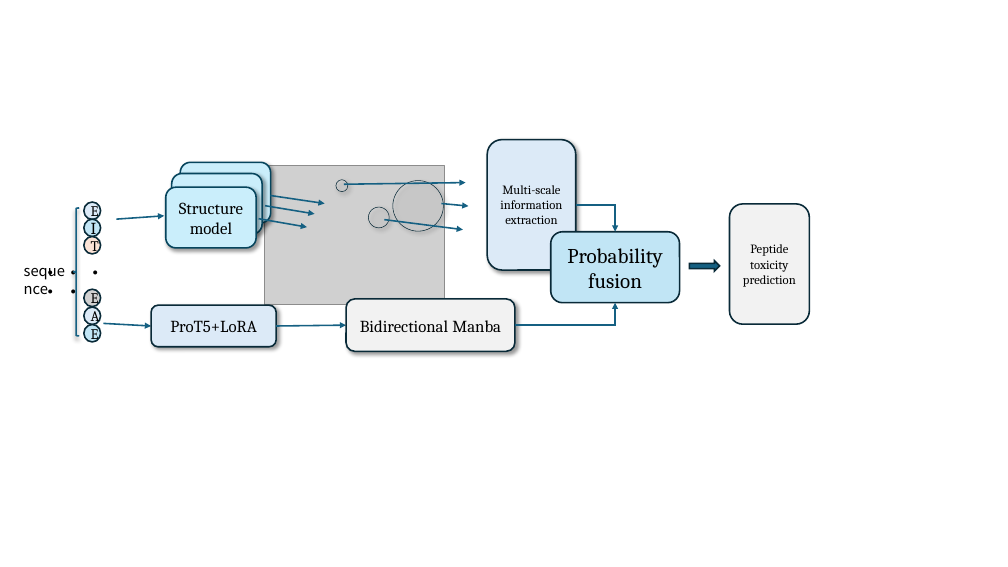
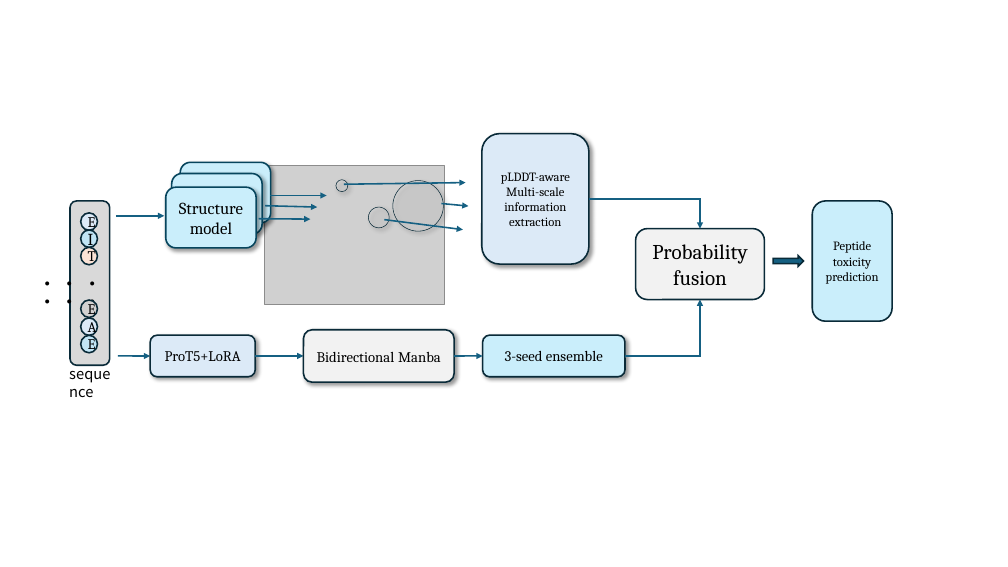
Before and after one commit to Liuyu-Xu/GHXTox, a slide deck: slide 1 of 架构图.pptx. Drawn at 1008x567 pixels with LibreOffice and Linux fonts; fonts in the diff are those of the drawing; grey boxes stand for pictures. Boxes give left, top, right and bottom in pixels: in the first picture for what was removed or moved away, otherwise in the second. Text is boxed around its words. In the diff, an @@ line names an element or a change of style, - is before the commit and + after.

Commit message:
8/8

```diff
--- a/架构图.pptx
+++ b/架构图.pptx
@@ rounded rectangle "pLDDT-aware Multi-scale information extraction": place and size @@
-rounded rectangle "pLDDT-aware Multi-scale information extraction" at [488, 140, 576, 271]
+rounded rectangle "pLDDT-aware Multi-scale information extraction" at [482, 134, 589, 265]
@@ text in rounded rectangle at [501, 172, 570, 226]: text changed @@
-Multi-scale information extraction
+pLDDT-aware Multi-scale information extraction
@@ rounded rectangle added at [70, 201, 110, 365], fill #D9D9D9, outline #092A39 1.5 pt @@
@@ left brace removed at [73, 208, 79, 336] @@
@@ arrow moved from (265, 206) - (315, 214) to (265, 206) - (318, 207) @@
@@ arrow moved from (271, 196) - (324, 203) to (271, 196) - (327, 196) @@
@@ elbow arrow moved from (576, 205) - (616, 232) to (589, 199) - (700, 228) @@
@@ rounded rectangle "Peptide toxicity prediction": place and size @@
-rounded rectangle "Peptide toxicity prediction" at [730, 204, 810, 324]
+rounded rectangle "Peptide toxicity prediction" at [812, 201, 892, 321]
@@ rounded rectangle "Peptide toxicity prediction" at [812, 201, 892, 321]: fill #F2F2F2 to #CAEEFB @@
@@ arrow moved from (116, 219) - (164, 216) to (116, 216) - (164, 216) @@
@@ arrow moved from (259, 219) - (307, 227) to (259, 219) - (311, 219) @@
@@ rounded rectangle "Probability fusion": place and size @@
-rounded rectangle "Probability fusion" at [551, 232, 679, 303]
+rounded rectangle "Probability fusion" at [636, 228, 765, 299]
@@ rounded rectangle "Probability fusion" at [636, 228, 765, 299]: fill #C1E5F5 to #F2F2F2 @@
@@ 6 ellipses, 1 text: place and size @@
-6 ellipses, 1 text at [73, 202, 111, 342]
+6 ellipses, 1 text at [70, 213, 108, 353]
@@ right arrow: place and size @@
-right arrow at [690, 261, 720, 271]
+right arrow at [774, 256, 804, 266]
@@ elbow arrow moved from (515, 325) - (616, 302) to (625, 356) - (700, 299) @@
@@ arrow moved from (104, 324) - (151, 326) to (118, 356) - (150, 356) @@
@@ rounded rectangle "ProT5+LoRA": place and size @@
-rounded rectangle "ProT5+LoRA" at [151, 306, 276, 347]
+rounded rectangle "ProT5+LoRA" at [150, 335, 256, 377]
@@ rounded rectangle "ProT5+LoRA" at [150, 335, 256, 377]: size 16 to 14 pt @@
@@ arrow moved from (276, 326) - (346, 325) to (256, 356) - (303, 356) @@
@@ rounded rectangle "Bidirectional Manba" at [303, 330, 454, 382]: size 16 to 14 pt @@
@@ rounded rectangle "Bidirectional Manba": place and size @@
-rounded rectangle "Bidirectional Manba" at [346, 299, 515, 351]
+rounded rectangle "Bidirectional Manba" at [303, 330, 454, 382]
@@ arrow added from (454, 356) to (482, 356), #156082 1.5 pt @@
@@ rounded rectangle added at [482, 335, 625, 377], fill #CAEEFB, outline #092A39 1.5 pt, 14 pt, text #000000 @@
+3-seed ensemble
@@ text "sequence": place and size @@
-text "sequence" at [17, 258, 76, 284]
+text "sequence" at [62, 361, 122, 387]
```
